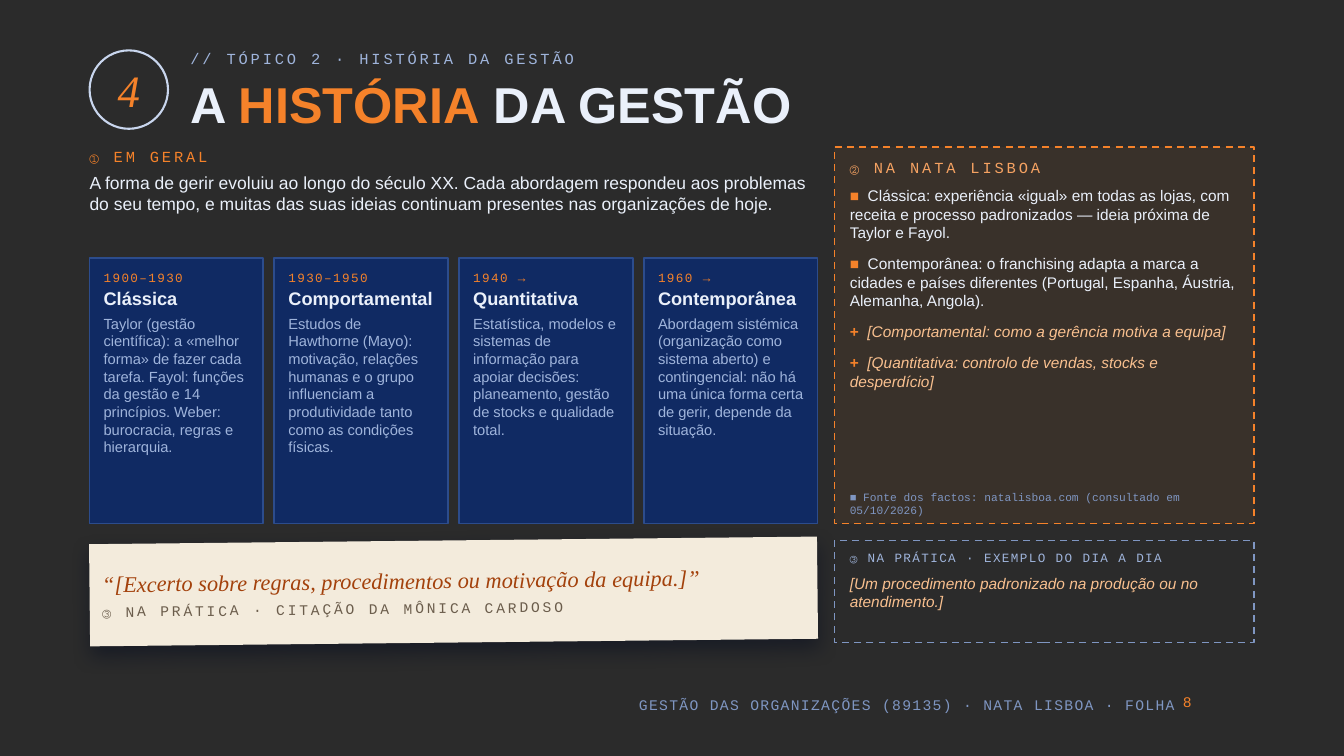
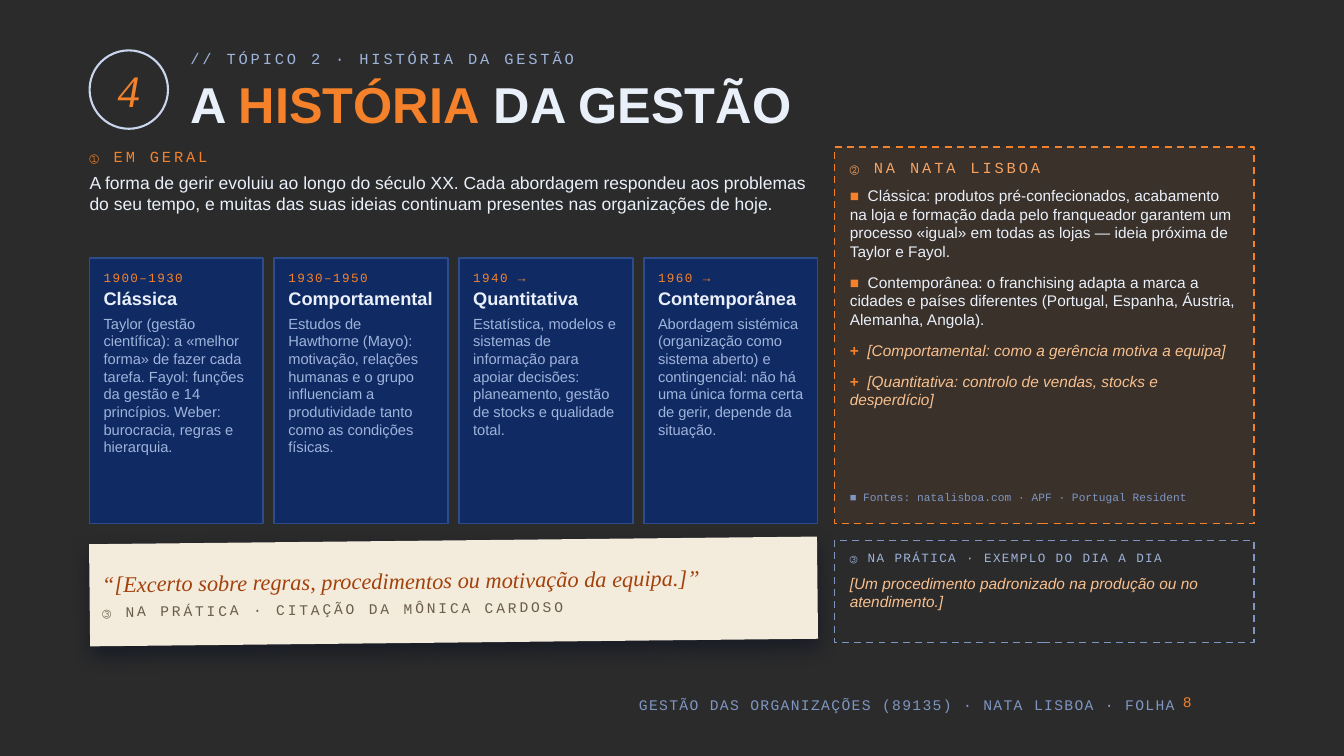
Before and after one commit to kd25gpgdw9-lang/Oceanum, a slide deck: slide 8 of apresentacao-go-89135/Nata_Lisboa_GO_89135.pptx. Drawn at 1344x756 pixels with LibreOffice and Linux fonts; fonts in the diff are those of the drawing; background and template pictures are left out; a plain dark background stands for a picture behind light text. Boxes give left, top, right and bottom in pixels: in the first picture for what was removed or moved away, otherwise in the second. Text is boxed around its words. In the diff, an @@ line names an element or a change of style, - is before the commit and + after.

```diff
--- a/apresentacao-go-89135/Nata_Lisboa_GO_89135.pptx
+++ b/apresentacao-go-89135/Nata_Lisboa_GO_89135.pptx
@@ text at (850, 189, 1231, 260): text changed @@
-■ Clássica: experiência «igual» em todas as lojas, com receita e processo padronizados — ideia próxima de Taylor e Fayol.
+■ Clássica: produtos pré-confecionados, acabamento na loja e formação dada pelo franqueador garantem um processo «igual» em todas as lojas — ideia próxima de Taylor e Fayol.
@@ text at (863, 493, 1187, 504): text changed @@
-■ Fonte dos factos: natalisboa.com (consultado em 05/10/2026)
+■ Fontes: natalisboa.com · APF · Portugal Resident
```
Also in this commit, not shown: 9 other slides changed, 5 other files.
